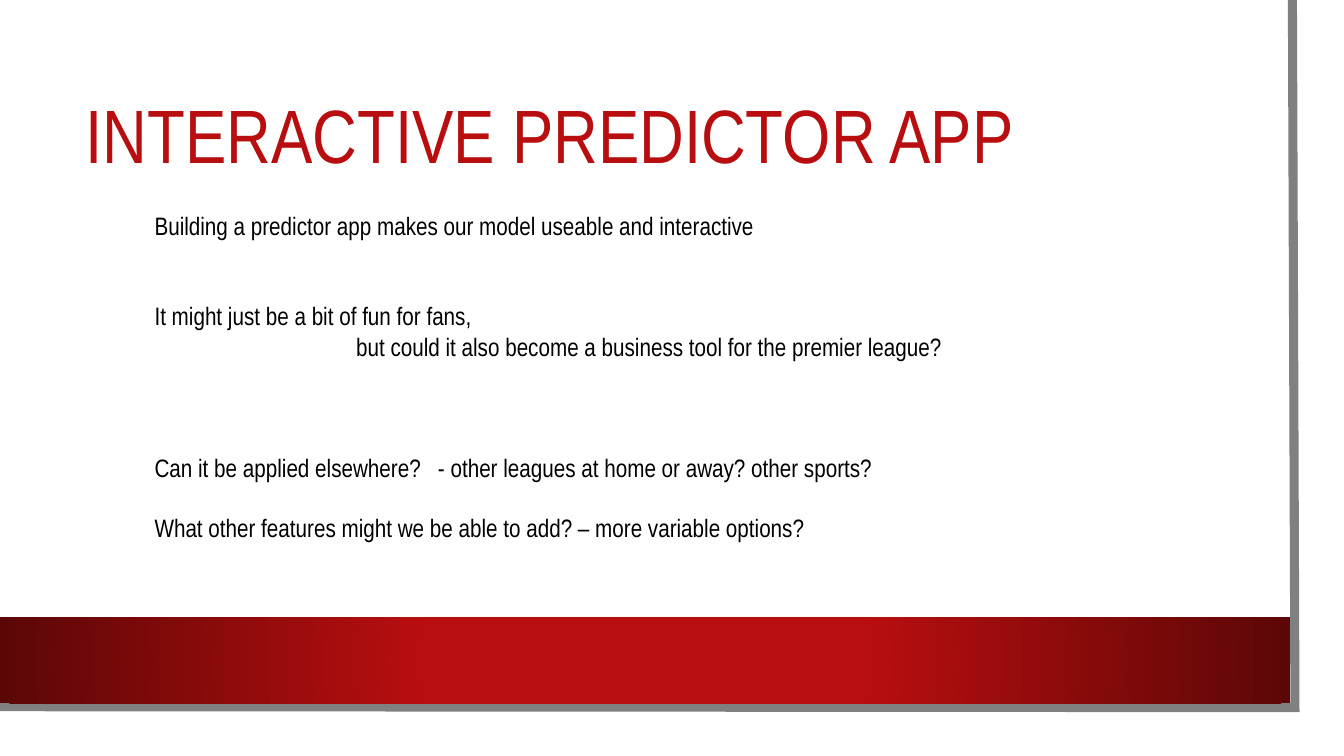
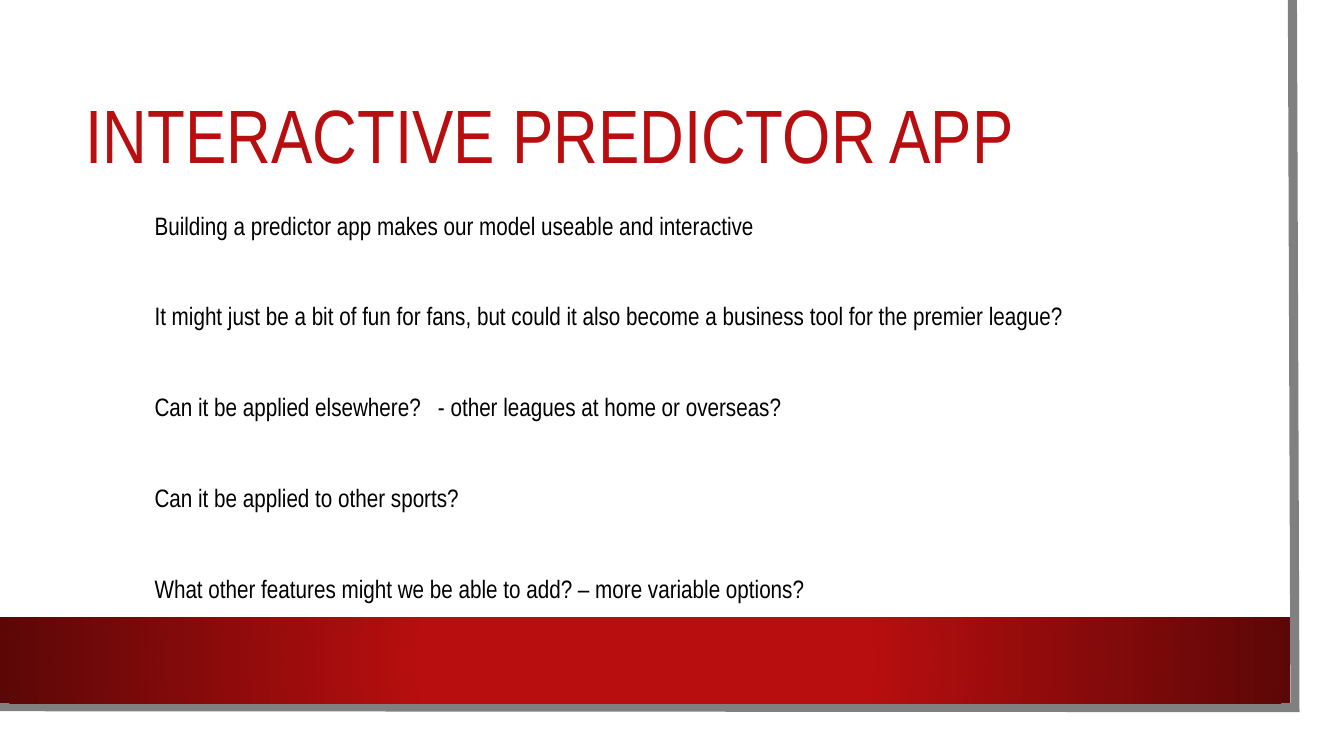
Before and after one commit to DarthStupidus/Group-Task-4, a slide deck: slide 11 of Group Project 4 to Github.pptx (slide 10 before the commit). Drawn at 1344x756 pixels with LibreOffice and Linux fonts; fonts in the diff are those of the drawing; background and template pictures are left out. Boxes give left, top, right and bottom in pixels: in the first picture for what was removed or moved away, otherwise in the second. Text is boxed around its words. In the diff, an @@ line names an element or a change of style, - is before the commit and + after.

```diff
--- a/Group Project 4 to Github.pptx
+++ b/Group Project 4 to Github.pptx
@@ text at <box>155,306,1062,513</box>: text changed @@
-It might just be a bit of fun for fans,
-but could it also become a business tool for the premier league?
-Can it be applied elsewhere? - other leagues at home or away? other sports?
+It might just be a bit of fun for fans, but could it also become a business tool for the premier league?
+Can it be applied elsewhere? - other leagues at home or overseas?
+Can it be applied to other sports?
```
Also in this commit, not shown: 1 other slide changed, 1 slide added.
